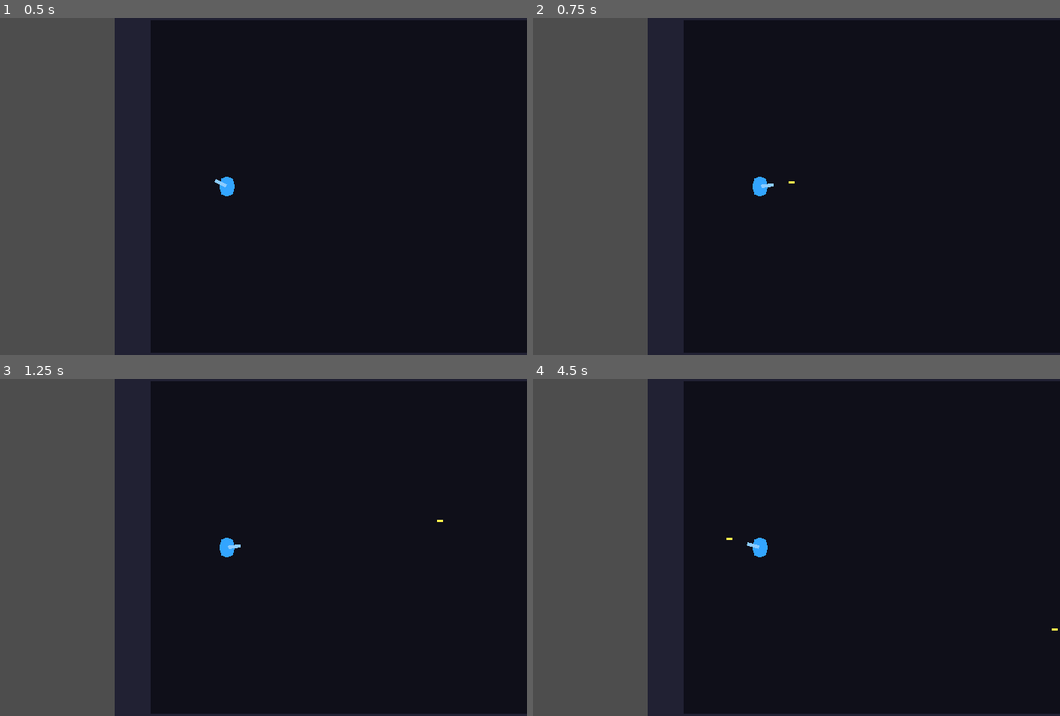
Above: before the commit, frames 1-4 (two rows, left to right).
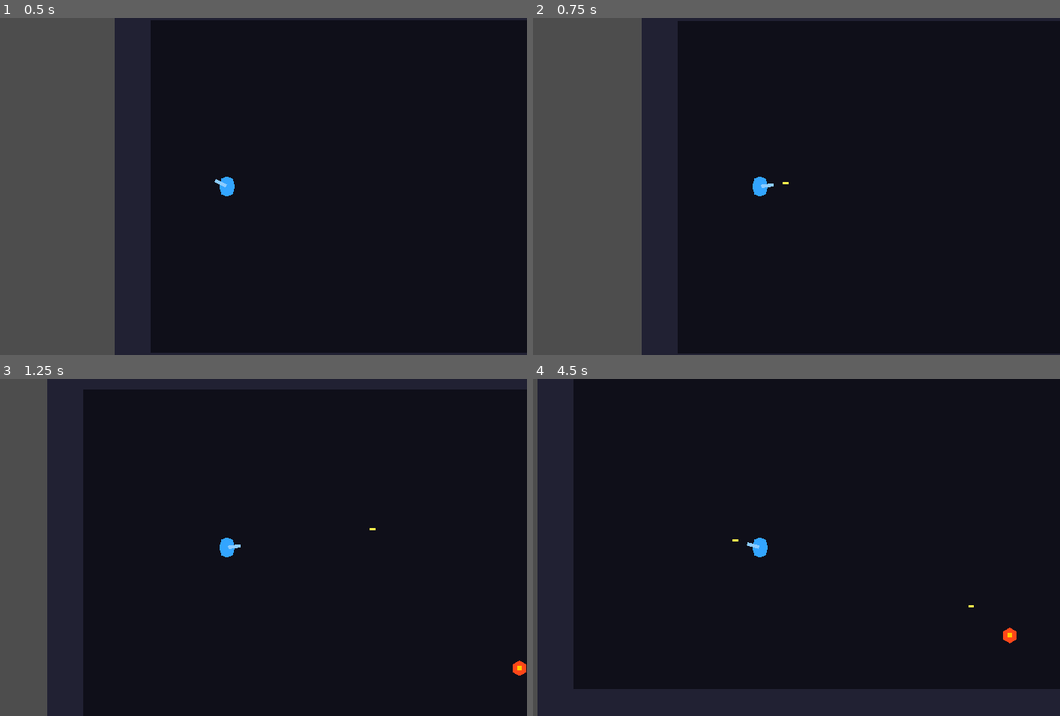
Above: after the commit, the same moments.

Repository: productzak/breach
Game: Godot game, scene res://scenes/rooms/TestRoom.tscn
Same seed, same stepped clock (60 frames per second), same inputs: the game is played once before the commit and once after it.
Inputs (mouse positions are in pixels of both pictures, inside the frame that each line leads up to):
- Up to frame 1 (0.5 s): no input
- Up to frame 2 (0.75 s): tap Enter at 0.5 s; move the mouse to (891, 169) at 0.52 s; click (891, 169) at 0.67 s
- Up to frame 3 (1.25 s): no input
- Up to frame 4 (4.5 s): move the mouse to (638, 564) at 1.27 s; click (638, 564) at 1.42 s; move the mouse to (817, 473) at 2.02 s; click (817, 473) at 2.17 s; move the mouse to (727, 614) at 2.77 s; click (727, 614) at 2.92 s; move the mouse to (938, 598) at 3.52 s; click (938, 598) at 3.67 s; move the mouse to (580, 496) at 4.27 s; click (580, 496) at 4.42 s

Frame 1 is identical in both runs. In frame 2, 2.6% of the frame differs, in the area x 20-100%, y 0-100%; in frame 3, 22%; in frame 4, 33%, in the area x 0-100%, y 0-100%.

Commit message:
feat: add PlayerStats resource and unify controls to left click
- resources/PlayerStats.gd: new Resource class tracking max_health,
  current_health, currency, inventory_slots, and inventory array
- Player embeds a PlayerStats sub-resource in its scene; falls back to
  PlayerStats.new() at runtime if not assigned
- take_damage now writes to stats.current_health instead of a bare var
- Left click now drives both movement (nav_agent target updated every
  frame while held) and shooting; right-click handler removed

https://claude.ai/code/session_01TfB1JPdvDLWZci6HYXxxM2

Diff:
--- /dev/null
+++ b/resources/PlayerStats.gd
@@ -0,0 +1,8 @@
+class_name PlayerStats
+extends Resource
+
+@export var max_health: int = 100
+@export var current_health: int = 100
+@export var currency: int = 0
+@export var inventory_slots: int = 6
+@export var inventory: Array[String] = []
--- a/scenes/player/Player.tscn
+++ b/scenes/player/Player.tscn
@@ -1,16 +1,26 @@
-[gd_scene load_steps=4 format=3 uid="uid://bplayer00001"]
+[gd_scene load_steps=6 format=3 uid="uid://bplayer00001"]
 
 [ext_resource type="Script" path="res://scripts/player/Player.gd" id="1_player"]
 [ext_resource type="PackedScene" uid="uid://bbullet00001" path="res://scenes/projectiles/Bullet.tscn" id="2_bullet"]
+[ext_resource type="Script" path="res://resources/PlayerStats.gd" id="3_stats"]
 
 [sub_resource type="CircleShape2D" id="CircleShape2D_1"]
 radius = 14.0
+
+[sub_resource type="Resource" id="PlayerStats_1"]
+script = ExtResource("3_stats")
+max_health = 100
+current_health = 100
+currency = 0
+inventory_slots = 6
+inventory = []
 
 [node name="Player" type="CharacterBody2D"]
 collision_layer = 2
 collision_mask = 5
 script = ExtResource("1_player")
 bullet_scene = ExtResource("2_bullet")
+stats = SubResource("PlayerStats_1")
 
 [node name="CollisionShape2D" type="CollisionShape2D" parent="."]
 shape = SubResource("CircleShape2D_1")
--- a/scripts/player/Player.gd
+++ b/scripts/player/Player.gd
@@ -3,6 +3,7 @@
 @export var move_speed: float = 220.0
 @export var fire_rate: float = 0.12
 @export var bullet_scene: PackedScene
+@export var stats: PlayerStats
 
 @onready var nav_agent: NavigationAgent2D = $NavigationAgent2D
 @onready var gun_pivot: Node2D = $GunPivot
@@ -10,23 +11,20 @@
 @onready var muzzle: Marker2D = $GunPivot/Muzzle
 
 var can_fire: bool = true
-var health: int = 100
 
 func _ready() -> void:
 	add_to_group("player")
 	nav_agent.path_desired_distance = 4.0
 	nav_agent.target_desired_distance = 4.0
-
-func _unhandled_input(event: InputEvent) -> void:
-	if event is InputEventMouseButton \
-			and event.button_index == MOUSE_BUTTON_RIGHT \
-			and event.pressed:
-		nav_agent.target_position = get_global_mouse_position()
+	if stats == null:
+		stats = PlayerStats.new()
 
 func _process(_delta: float) -> void:
 	gun_pivot.look_at(get_global_mouse_position())
-	if Input.is_mouse_button_pressed(MOUSE_BUTTON_LEFT) and can_fire:
-		_fire()
+	if Input.is_mouse_button_pressed(MOUSE_BUTTON_LEFT):
+		nav_agent.target_position = get_global_mouse_position()
+		if can_fire:
+			_fire()
 
 func _physics_process(_delta: float) -> void:
 	if nav_agent.is_navigation_finished():
@@ -50,6 +48,7 @@
 	can_fire = true
 
 func take_damage(amount: int) -> void:
-	health -= amount
-	if health <= 0:
+	stats.current_health -= amount
+	if stats.current_health <= 0:
+		stats.current_health = 0
 		queue_free()
